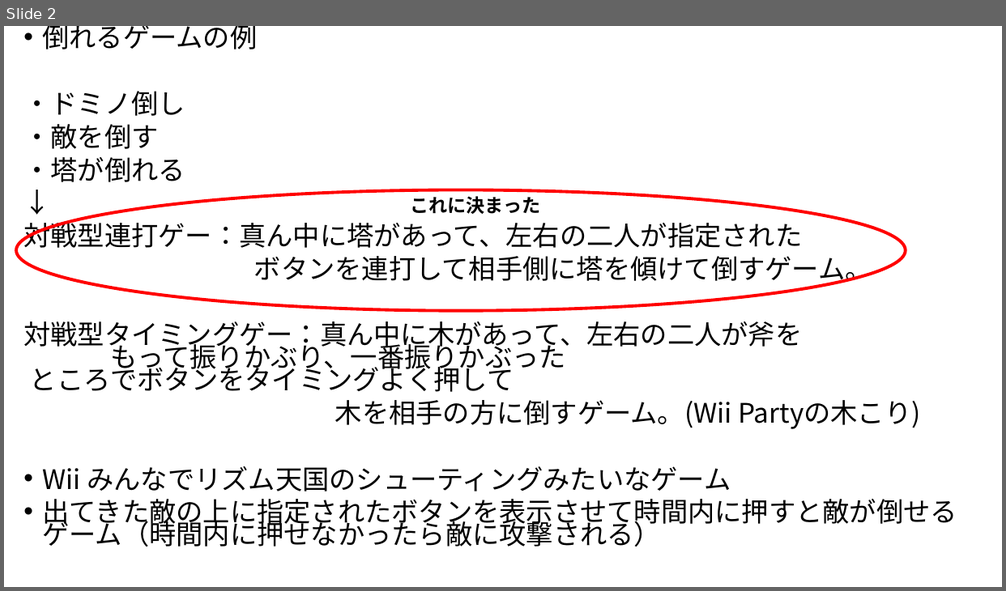
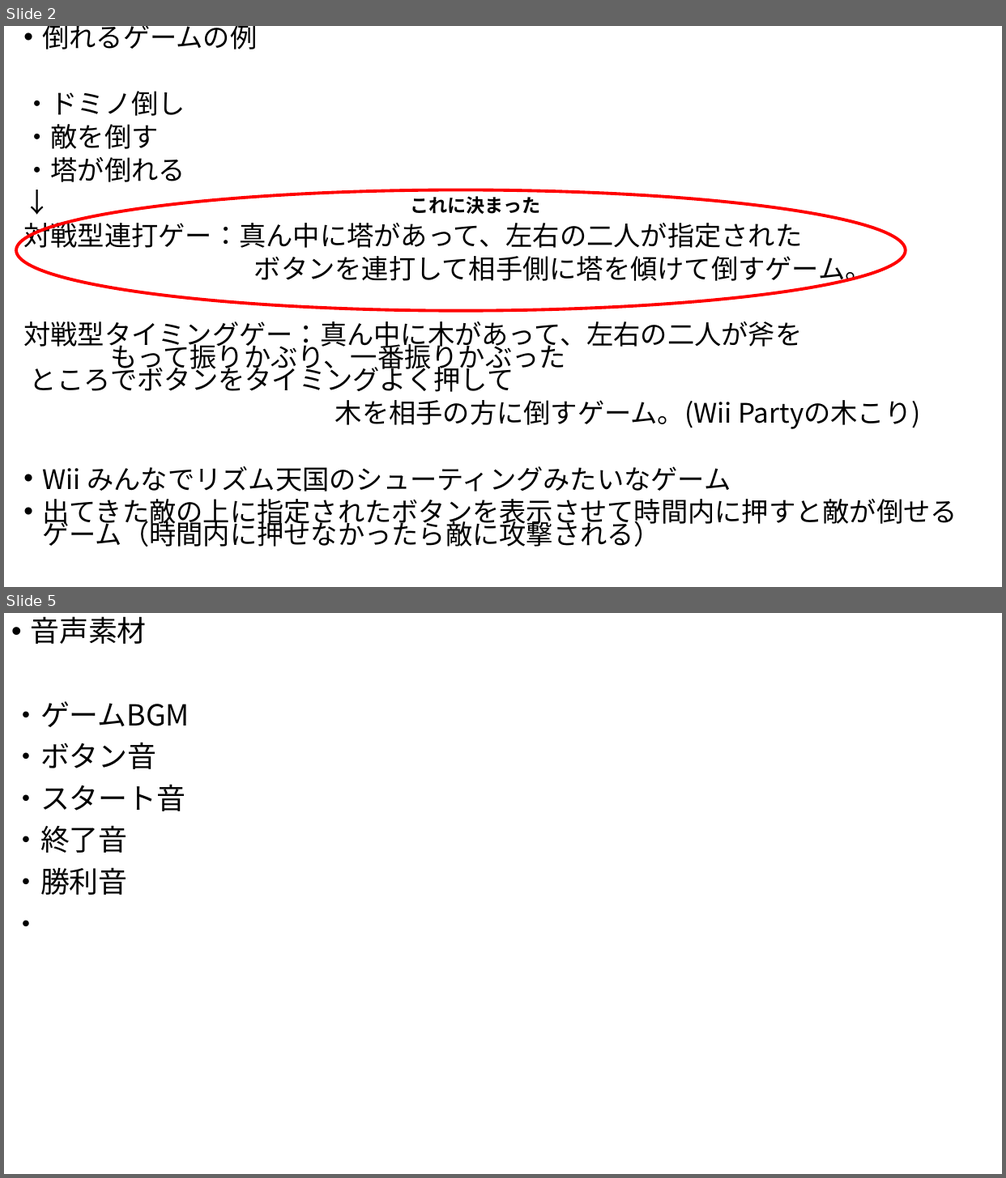
Before and after one commit to hayasikaito1224/HGSProject, a slide deck: 倒れる.pptx. Shown one above the other, each under a label of ours: slide 2 before the commit, slides 2 and 5 after it; the slides between them are not shown. The pictures are 1006x591 and 1006x1178 pixels, drawn with LibreOffice and Linux fonts; fonts in the diff are those of the drawing. Boxes give left, top, right and bottom in pixels: in the first picture for what was removed or moved away, otherwise in the second. Text is boxed around its words. In the diff, an @@ line names an element or a change of style, - is before the commit and + after.

```diff
--- a/倒れる.pptx
+++ b/倒れる.pptx
@@ slide 5 added at box(4, 613, 1002, 1174), background #FFFFFF @@
@@ text added at box(11, 616, 189, 926), 28 pt, text #000000 @@
+• 音声素材
+・ゲームBGM
+・ボタン音
+・スタート音
+・終了音
+・勝利音
+・
```
Also in this commit, not shown: 2 slides changed, 19 other files.
